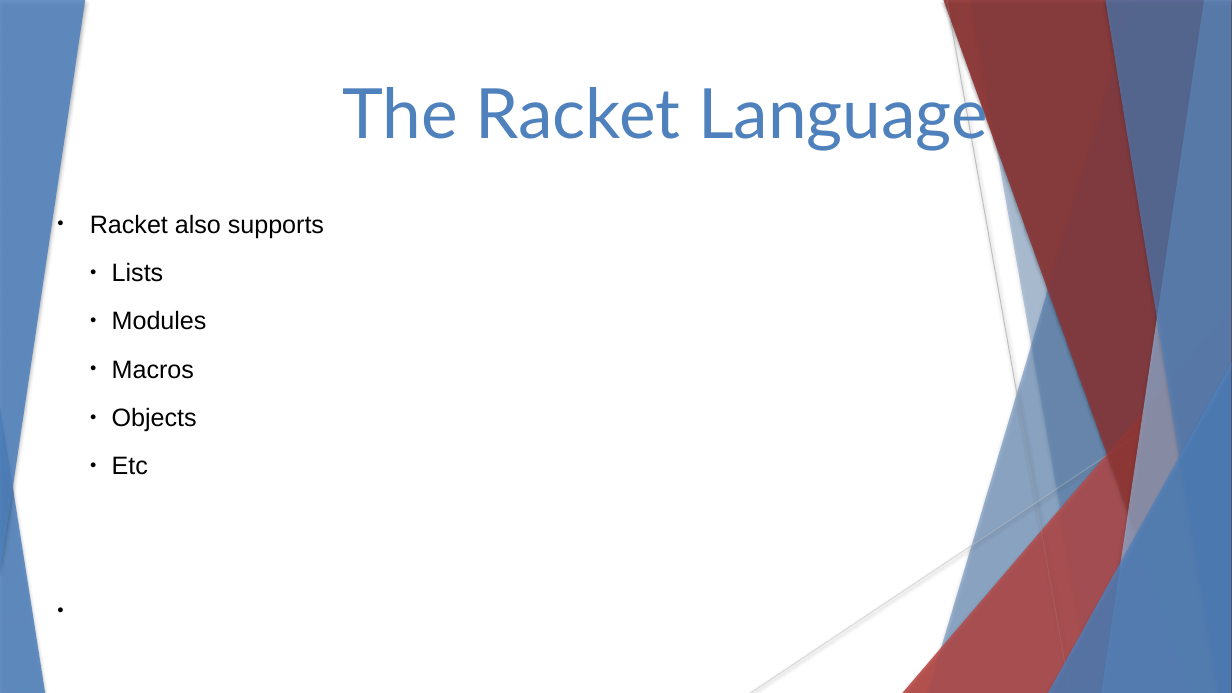
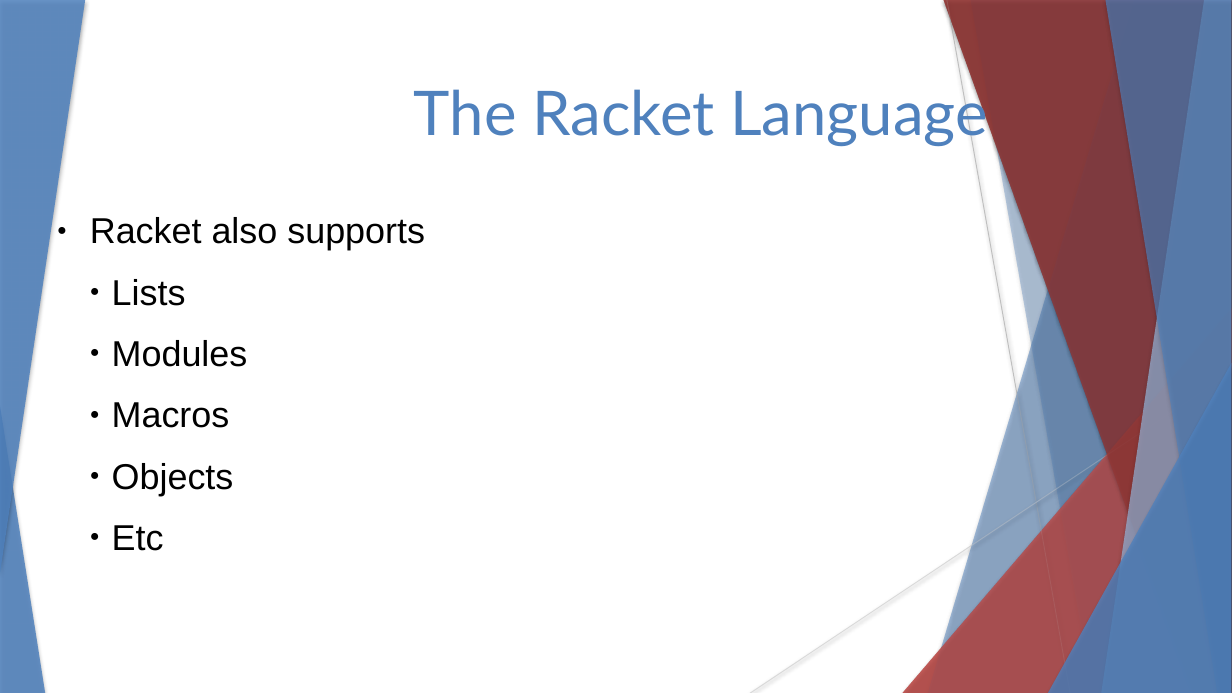
Before and after one commit to stevester94/CSC201_Project, a slide deck: slide 11 of CSC201Sec3Proj3Team4.pptx. Drawn at 1232x693 pixels with LibreOffice and Linux fonts; fonts in the diff are those of the drawing. Boxes give left, top, right and bottom in pixels: in the first picture for what was removed or moved away, otherwise in the second. Text is boxed around its words. In the diff, an @@ line names an element or a change of style, - is before the commit and + after.

```diff
--- a/CSC201Sec3Proj3Team4.pptx
+++ b/CSC201Sec3Proj3Team4.pptx
@@ text "The Racket Language" at (x1=414, y1=82, x2=987, y2=147): size 54 to 48 pt @@
@@ text "Racket also supports" at (x1=90, y1=217, x2=425, y2=551): size 19.6 to 28 pt @@
```
Also in this commit, not shown: 1 other slide changed.
